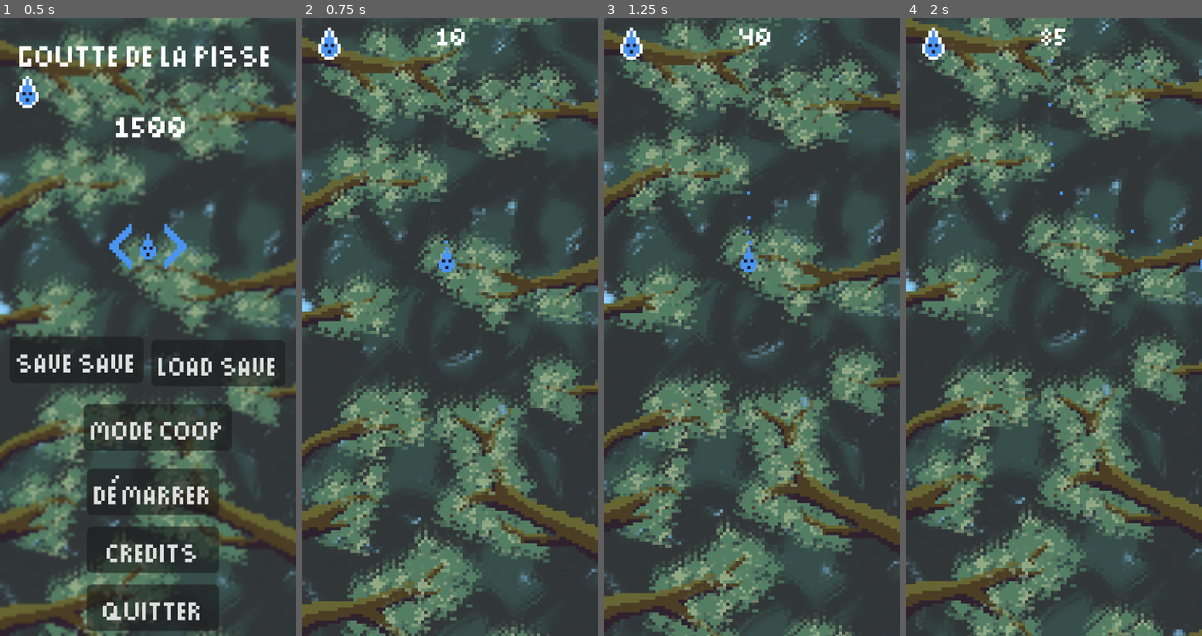
Above: before the commit, frames 1-4 (left to right).
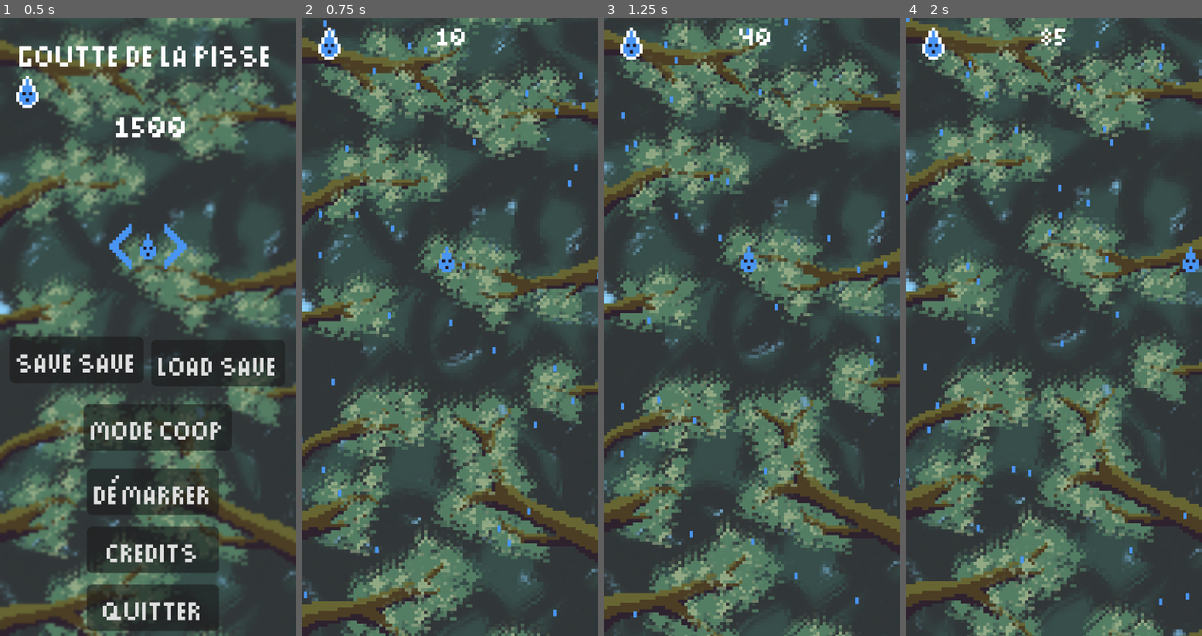
Above: after the commit, the same moments.

Repository: BrokHoly/gamejam_goutte
Game: Godot game, scene res://menu/menu.tscn
The game is run twice, just before and just after one commit, with the same random seed, the same clock (stepped at 60 frames per second) and the same inputs.
Inputs:
- Up to frame 1 (0.5 s): no input
- Up to frame 2 (0.75 s): click "démarrer" at 0.5 s
- Up to frame 3 (1.25 s): no input
- Up to frame 4 (2 s): hold Right (move_right) from 1.28 s (still down); tap Q (toggle_ice) at 1.35 s

Frame 1 is identical in both runs. In frame 2, 0.5% of the frame differs, in the area x 0-100%, y 0-97%; in frame 3, 0.5%; in frame 4, 0.7%, in the area x 0-100%, y 0-95%.

Commit message:
world boundaries + button

Diff:
--- a/levels/level_0.tscn
+++ b/levels/level_0.tscn
@@ -3,9 +3,23 @@
 [ext_resource type="Script" uid="uid://dgcafqukaoyo7" path="res://levels/level.gd" id="1_823pn"]
 [ext_resource type="PackedScene" uid="uid://oft3ky210837" path="res://player/drop.tscn" id="1_eus5j"]
 [ext_resource type="Texture2D" uid="uid://douqq14xebfhb" path="res://Assets/Sprites/Background/fond.png" id="3_iss0w"]
+[ext_resource type="Texture2D" uid="uid://bm6qc8fjjp7xt" path="res://Assets/FX/particle2Square.png" id="3_jum3j"]
+[ext_resource type="Shader" uid="uid://cx6fvkp7milq1" path="res://menu/menu.gdshader" id="4_c4pne"]
 [ext_resource type="Theme" uid="uid://3wq2jg2uqmn6" path="res://Assets/Theme/UITheme.tres" id="4_yi3jx"]
 [ext_resource type="Script" uid="uid://q08yasbnha2s" path="res://levels/update_score.gd" id="5_7d3si"]
 [ext_resource type="PackedScene" uid="uid://b0t1i1lik4g8r" path="res://Assets/UI/HP.tscn" id="5_foxie"]
+
+[sub_resource type="ShaderMaterial" id="ShaderMaterial_tfamw"]
+shader = ExtResource("4_c4pne")
+shader_parameter/blur_amount = 1.4730000699675
+
+[sub_resource type="PlaceholderTexture2D" id="PlaceholderTexture2D_dm5o4"]
+
+[sub_resource type="RectangleShape2D" id="RectangleShape2D_c4pne"]
+size = Vector2(114, 20)
+
+[sub_resource type="RectangleShape2D" id="RectangleShape2D_tfamw"]
+size = Vector2(197, 20)
 
 [node name="Level0" type="Node2D" unique_id=1454019866]
 script = ExtResource("1_823pn")
@@ -18,6 +32,27 @@
 [node name="Sprite2D" type="Sprite2D" parent="Parallax2D" unique_id=1537877102]
 position = Vector2(46, 128)
 texture = ExtResource("3_iss0w")
+
+[node name="CPUParticles2D" type="CPUParticles2D" parent="." unique_id=1301644836]
+position = Vector2(46.595, -25)
+amount = 117
+texture = ExtResource("3_jum3j")
+lifetime = 2.67
+preprocess = 2.67
+speed_scale = 0.5
+randomness = 0.26
+emission_shape = 3
+emission_rect_extents = Vector2(49.64, 5.485)
+gravity = Vector2(0, 250)
+
+[node name="Blur" type="TextureRect" parent="CPUParticles2D" unique_id=1734371517]
+visible = false
+material = SubResource("ShaderMaterial_tfamw")
+offset_left = -46.595
+offset_top = -36.0
+offset_right = 45.405
+offset_bottom = 220.0
+texture = SubResource("PlaceholderTexture2D_dm5o4")
 
 [node name="Drop" parent="." unique_id=1116228112 instance=ExtResource("1_eus5j")]
 position = Vector2(45, 76)
@@ -48,3 +83,23 @@
 script = ExtResource("5_7d3si")
 
 [node name="TextureRect" parent="." unique_id=204977200 instance=ExtResource("5_foxie")]
+
+[node name="WorldBoundaries" type="StaticBody2D" parent="." unique_id=925069740]
+
+[node name="CollisionShape2D2" type="CollisionShape2D" parent="WorldBoundaries" unique_id=1778488711]
+position = Vector2(46, 203)
+shape = SubResource("RectangleShape2D_c4pne")
+
+[node name="CollisionShape2D3" type="CollisionShape2D" parent="WorldBoundaries" unique_id=319075122]
+position = Vector2(-10, 96.5)
+rotation = 1.5707964
+shape = SubResource("RectangleShape2D_tfamw")
+
+[node name="CollisionShape2D4" type="CollisionShape2D" parent="WorldBoundaries" unique_id=869389411]
+position = Vector2(102, 94)
+rotation = 1.5707964
+shape = SubResource("RectangleShape2D_tfamw")
+
+[node name="CollisionShape2D" type="CollisionShape2D" parent="WorldBoundaries" unique_id=1771854644]
+position = Vector2(48, -10)
+shape = SubResource("RectangleShape2D_c4pne")
--- a/menu/numberOfPlayerSelect.tscn
+++ b/menu/numberOfPlayerSelect.tscn
@@ -6,6 +6,8 @@
 [ext_resource type="Theme" uid="uid://3wq2jg2uqmn6" path="res://Assets/Theme/UITheme.tres" id="3_c45eh"]
 [ext_resource type="Texture2D" uid="uid://deekqwdkrkj2e" path="res://Assets/Sprites/MainCharacter/GoutteNoOutline.png" id="4_lbub1"]
 [ext_resource type="Texture2D" uid="uid://cbdpdwh5oreu7" path="res://Assets/UI/player2r.png" id="5_mhc8g"]
+[ext_resource type="Texture2D" uid="uid://cnlpqq8pexira" path="res://Assets/UI/buttonNormalt.png" id="6_34g2d"]
+[ext_resource type="Texture2D" uid="uid://drretbd3okwdc" path="res://Assets/UI/buttonPressedt.png" id="7_fh58b"]
 
 [sub_resource type="ShaderMaterial" id="ShaderMaterial_wd3j0"]
 shader = ExtResource("2_c45eh")
@@ -67,6 +69,102 @@
 text = "PLayer 1 "
 metadata/_edit_use_anchors_ = true
 
+[node name="TextureButton" type="TextureButton" parent="Node2D/Player 1" unique_id=228133599]
+anchors_preset = 15
+anchor_right = 1.0
+anchor_bottom = 1.0
+offset_left = -16.0
+offset_top = 20.0
+offset_right = 2.0
+offset_bottom = 36.0
+grow_horizontal = 2
+grow_vertical = 2
+scale = Vector2(0.5, 0.5)
+texture_normal = ExtResource("6_34g2d")
+texture_hover = ExtResource("7_fh58b")
+
+[node name="Label" type="Label" parent="Node2D/Player 1/TextureButton" unique_id=1057956296]
+layout_mode = 0
+offset_left = 6.0
+offset_top = 2.0
+offset_right = 46.0
+offset_bottom = 25.0
+scale = Vector2(0.475, 0.475)
+theme = ExtResource("3_c45eh")
+text = "Q"
+
+[node name="TextureButton2" type="TextureButton" parent="Node2D/Player 1" unique_id=687947689]
+anchors_preset = 15
+anchor_right = 1.0
+anchor_bottom = 1.0
+offset_left = -4.0
+offset_top = 10.0
+offset_right = 14.0
+offset_bottom = 26.0
+grow_horizontal = 2
+grow_vertical = 2
+scale = Vector2(0.5, 0.5)
+texture_normal = ExtResource("6_34g2d")
+texture_hover = ExtResource("7_fh58b")
+
+[node name="Label" type="Label" parent="Node2D/Player 1/TextureButton2" unique_id=1731122169]
+layout_mode = 0
+offset_left = 6.0
+offset_top = 2.0
+offset_right = 46.0
+offset_bottom = 25.0
+scale = Vector2(0.475, 0.475)
+theme = ExtResource("3_c45eh")
+text = "z"
+
+[node name="TextureButton4" type="TextureButton" parent="Node2D/Player 1" unique_id=939463955]
+anchors_preset = 15
+anchor_right = 1.0
+anchor_bottom = 1.0
+offset_left = -4.0
+offset_top = 20.0
+offset_right = 14.0
+offset_bottom = 36.0
+grow_horizontal = 2
+grow_vertical = 2
+scale = Vector2(0.5, 0.5)
+texture_normal = ExtResource("6_34g2d")
+texture_hover = ExtResource("7_fh58b")
+
+[node name="Label" type="Label" parent="Node2D/Player 1/TextureButton4" unique_id=1650086125]
+layout_mode = 0
+offset_left = 6.0
+offset_top = 2.0
+offset_right = 46.0
+offset_bottom = 25.0
+scale = Vector2(0.475, 0.475)
+theme = ExtResource("3_c45eh")
+text = "s"
+
+[node name="TextureButton3" type="TextureButton" parent="Node2D/Player 1" unique_id=610585004]
+anchors_preset = 15
+anchor_right = 1.0
+anchor_bottom = 1.0
+offset_left = 8.0
+offset_top = 20.0
+offset_right = 26.0
+offset_bottom = 36.0
+grow_horizontal = 2
+grow_vertical = 2
+scale = Vector2(0.5, 0.5)
+texture_normal = ExtResource("6_34g2d")
+texture_hover = ExtResource("7_fh58b")
+
+[node name="Label" type="Label" parent="Node2D/Player 1/TextureButton3" unique_id=1881578619]
+layout_mode = 0
+offset_left = 6.0
+offset_top = 2.0
+offset_right = 46.0
+offset_bottom = 25.0
+scale = Vector2(0.475, 0.475)
+theme = ExtResource("3_c45eh")
+text = "d"
+
 [node name="Player 2" type="Node2D" parent="Node2D" unique_id=2046916449]
 position = Vector2(69, 112)
 
@@ -91,4 +189,96 @@
 text = "PLayer 2"
 metadata/_edit_use_anchors_ = true
 
+[node name="TextureButton" type="TextureButton" parent="Node2D/Player 2" unique_id=2005681717]
+anchors_preset = 15
+anchor_right = 1.0
+anchor_bottom = 1.0
+offset_left = -16.0
+offset_top = 20.0
+offset_right = 2.0
+offset_bottom = 36.0
+grow_horizontal = 2
+grow_vertical = 2
+scale = Vector2(0.5, 0.5)
+texture_normal = ExtResource("6_34g2d")
+texture_hover = ExtResource("7_fh58b")
+
+[node name="Label" type="Label" parent="Node2D/Player 2/TextureButton" unique_id=1910619928]
+layout_mode = 0
+offset_left = 6.0
+offset_right = 46.0
+offset_bottom = 23.0
+scale = Vector2(0.57, 0.57)
+theme = ExtResource("3_c45eh")
+text = "←"
+
+[node name="TextureButton2" type="TextureButton" parent="Node2D/Player 2" unique_id=15650493]
+anchors_preset = 15
+anchor_right = 1.0
+anchor_bottom = 1.0
+offset_left = -4.0
+offset_top = 10.0
+offset_right = 14.0
+offset_bottom = 26.0
+grow_horizontal = 2
+grow_vertical = 2
+scale = Vector2(0.5, 0.5)
+texture_normal = ExtResource("6_34g2d")
+texture_hover = ExtResource("7_fh58b")
+
+[node name="Label" type="Label" parent="Node2D/Player 2/TextureButton2" unique_id=1423376830]
+layout_mode = 0
+offset_left = 6.0
+offset_right = 46.0
+offset_bottom = 23.0
+scale = Vector2(0.57, 0.57)
+theme = ExtResource("3_c45eh")
+text = "↑"
+
+[node name="TextureButton4" type="TextureButton" parent="Node2D/Player 2" unique_id=1327355143]
+anchors_preset = 15
+anchor_right = 1.0
+anchor_bottom = 1.0
+offset_left = -4.0
+offset_top = 20.0
+offset_right = 14.0
+offset_bottom = 36.0
+grow_horizontal = 2
+grow_vertical = 2
+scale = Vector2(0.5, 0.5)
+texture_normal = ExtResource("6_34g2d")
+texture_hover = ExtResource("7_fh58b")
+
+[node name="Label" type="Label" parent="Node2D/Player 2/TextureButton4" unique_id=1867318599]
+layout_mode = 0
+offset_left = 6.0
+offset_right = 46.0
+offset_bottom = 23.0
+scale = Vector2(0.57, 0.57)
+theme = ExtResource("3_c45eh")
+text = "↓"
+
+[node name="TextureButton3" type="TextureButton" parent="Node2D/Player 2" unique_id=1657344134]
+anchors_preset = 15
+anchor_right = 1.0
+anchor_bottom = 1.0
+offset_left = 8.0
+offset_top = 20.0
+offset_right = 26.0
+offset_bottom = 36.0
+grow_horizontal = 2
+grow_vertical = 2
+scale = Vector2(0.5, 0.5)
+texture_normal = ExtResource("6_34g2d")
+texture_hover = ExtResource("7_fh58b")
+
+[node name="Label" type="Label" parent="Node2D/Player 2/TextureButton3" unique_id=1553884058]
+layout_mode = 0
+offset_left = 6.0
+offset_right = 46.0
+offset_bottom = 23.0
+scale = Vector2(0.57, 0.57)
+theme = ExtResource("3_c45eh")
+text = "→"
+
 [connection signal="pressed" from="Demarrer" to="." method="_on_demarrer_pressed"]
--- a/player/drop.tscn
+++ b/player/drop.tscn
@@ -11,6 +11,7 @@
 script = ExtResource("1_f4jv2")
 
 [node name="CPUParticles2D" type="CPUParticles2D" parent="." unique_id=343669229]
+visible = false
 position = Vector2(0, -5)
 amount = 10
 texture = ExtResource("2_4atf0")
Binary file added: Assets/FX/particle2Square.png
Not shown, added: Assets/FX/particle2Square.png.import
Binary file changed: Assets/Sprites/MainCharacter/Goutte.aseprite
Binary file added: Assets/UI/buttonNormalt.png
Not shown, added: Assets/UI/buttonNormalt.png.import
Binary file added: Assets/UI/buttonPressedt.png
Not shown, added: Assets/UI/buttonPressedt.png.import
